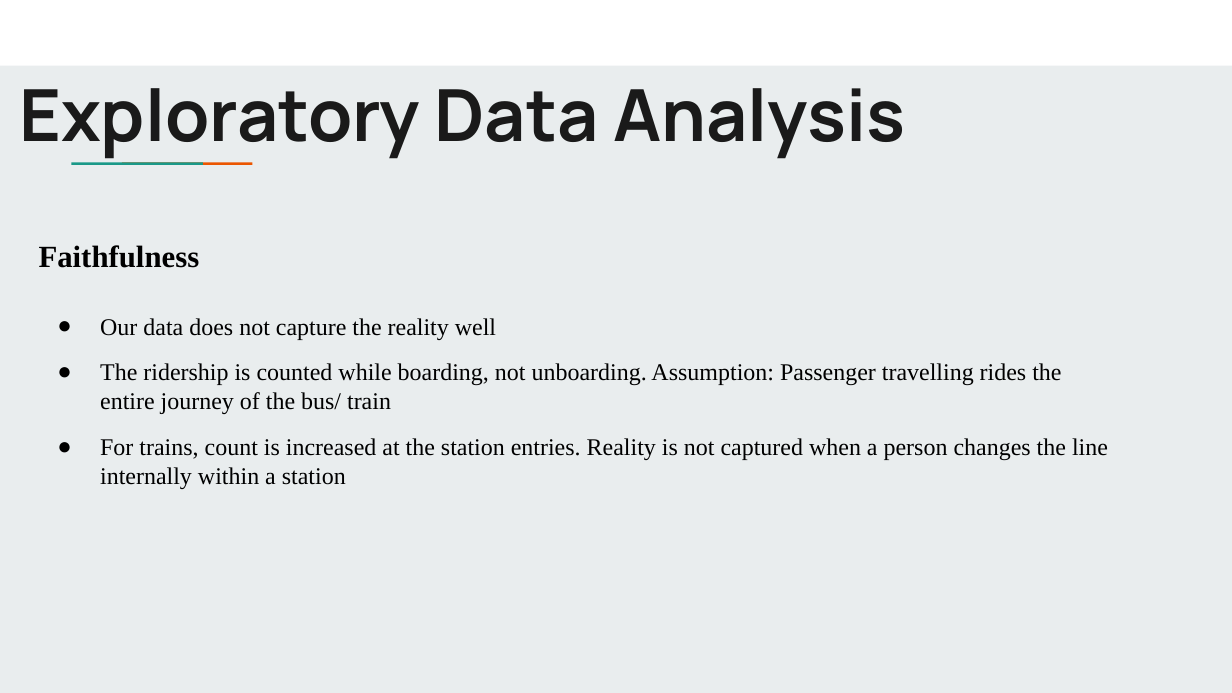
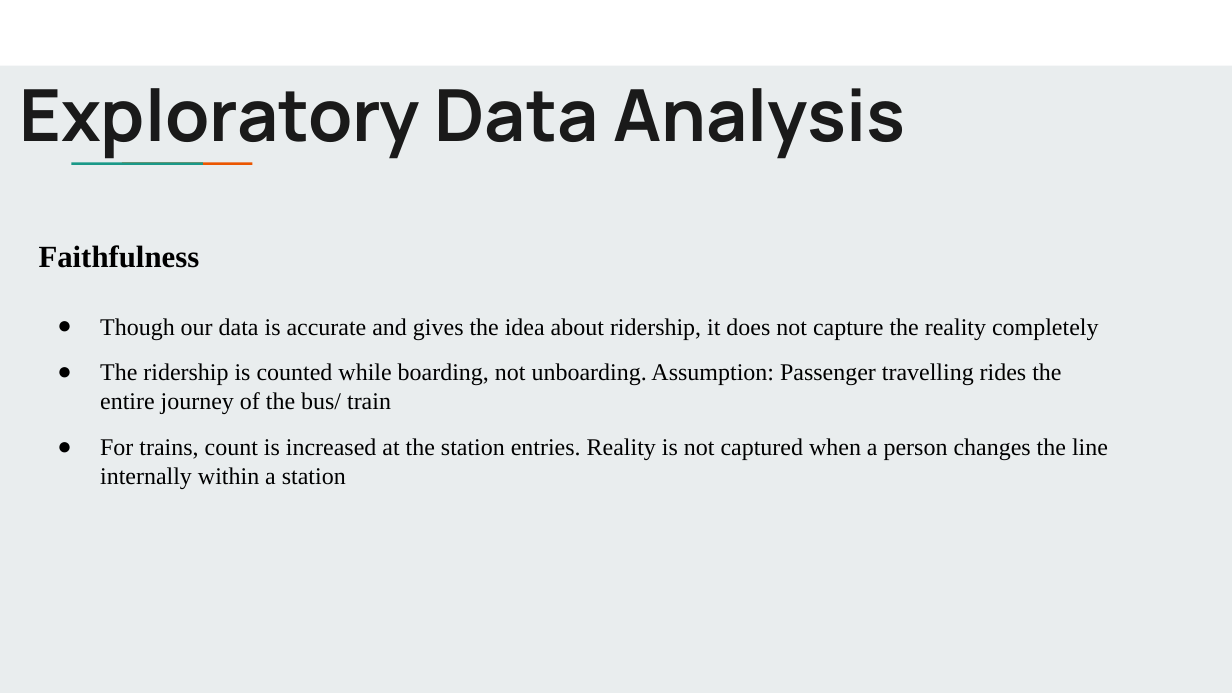
Before and after one commit to uic-cs418/python_demons, a slide deck: slide 10 of Python Demons_presentation.pptx. Drawn at 1232x693 pixels with LibreOffice and Linux fonts; fonts in the diff are those of the drawing. Boxes give left, top, right and bottom in pixels: in the first picture for what was removed or moved away, otherwise in the second. Text is boxed around its words. In the diff, an @@ line names an element or a change of style, - is before the commit and + after.

```diff
--- a/Python Demons_presentation.pptx
+++ b/Python Demons_presentation.pptx
@@ subtitle at <box>100,318,1099,340</box>: text changed @@
-● Our data does not capture the reality well
+● Though our data is accurate and gives the idea about ridership, it does not capture the reality completely
```
Also in this commit, not shown: 8 other slides changed, 6 slides added.
